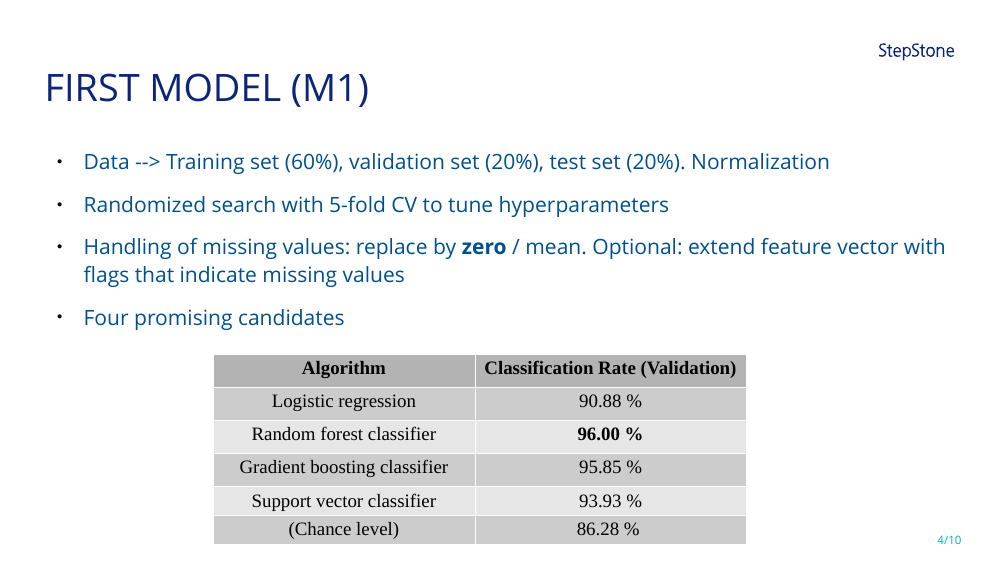
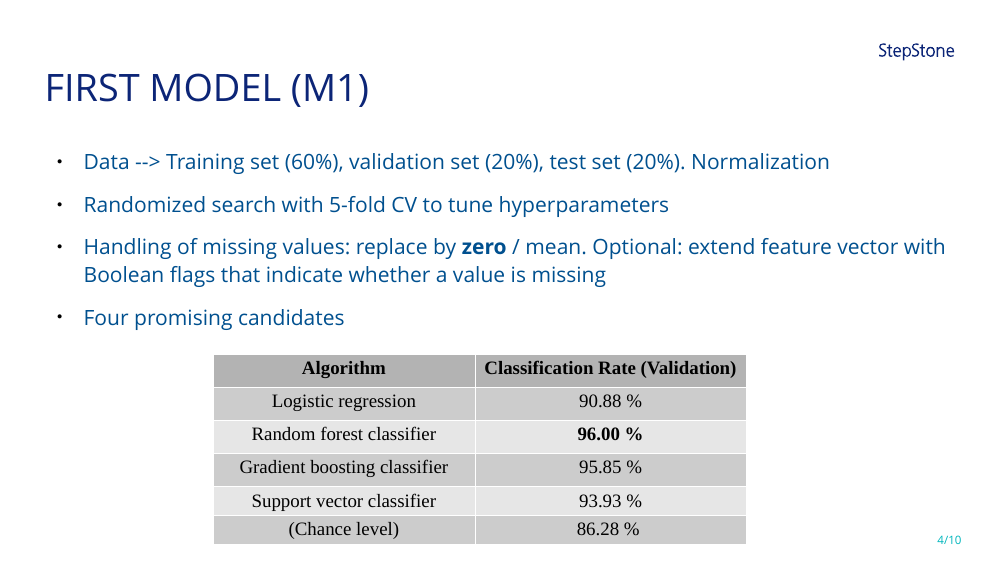
Before and after one commit to AlbertoEsc/marketing_results_prediction, a slide deck: slide 4 of Task_2_Alberto_Escalante_impress.odp. Drawn at 1008x567 pixels with LibreOffice and Linux fonts; fonts in the diff are those of the drawing. Boxes give left, top, right and bottom in pixels: in the first picture for what was removed or moved away, otherwise in the second. Text is boxed around its words. In the diff, an @@ line names an element or a change of style, - is before the commit and + after.

```diff
--- a/Task_2_Alberto_Escalante_impress.odp
+++ b/Task_2_Alberto_Escalante_impress.odp
@@ text at <box>84,238,946,287</box>: text changed @@
-● Handling of missing values: replace by zero / mean. Optional: extend feature vector with flags that indicate missing values
+● Handling of missing values: replace by zero / mean. Optional: extend feature vector with Boolean flags that indicate whether a value is missing
```
Also in this commit, not shown: 3 other slides changed, 2 other files.
